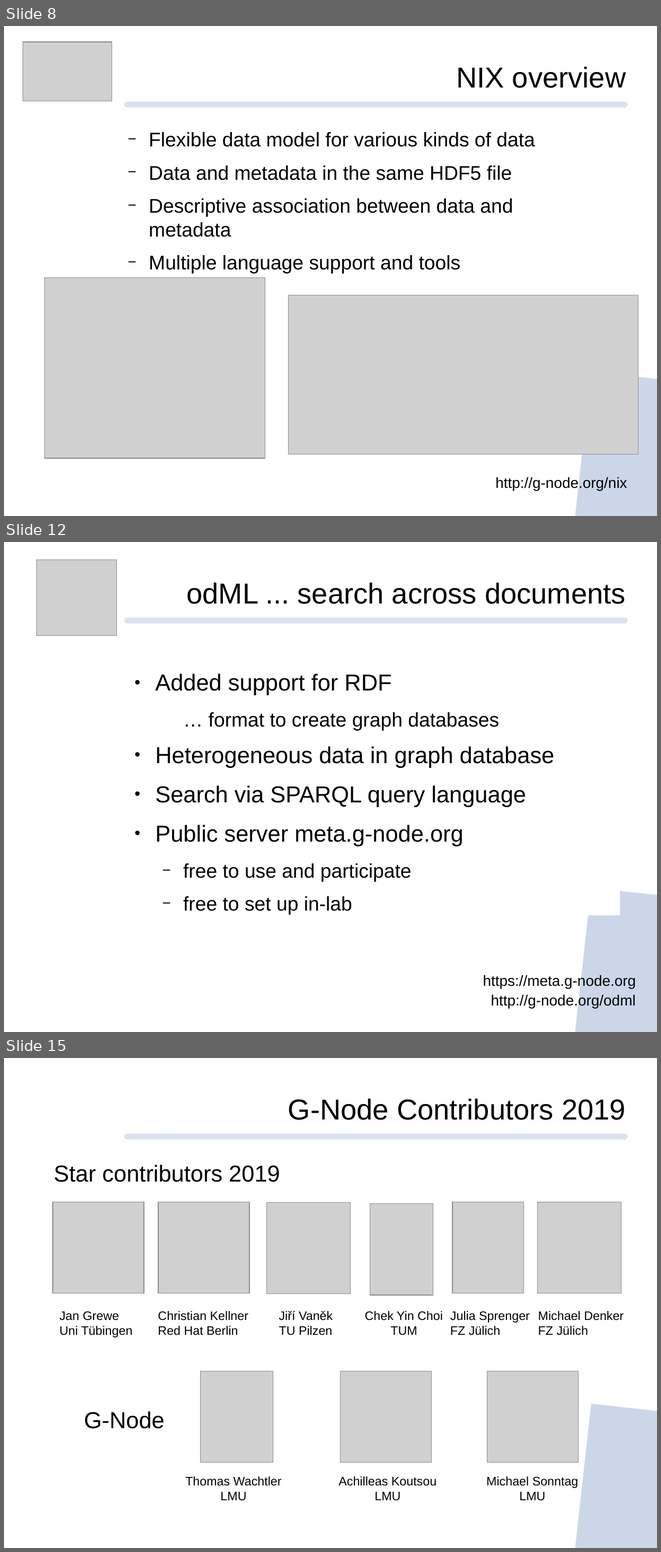
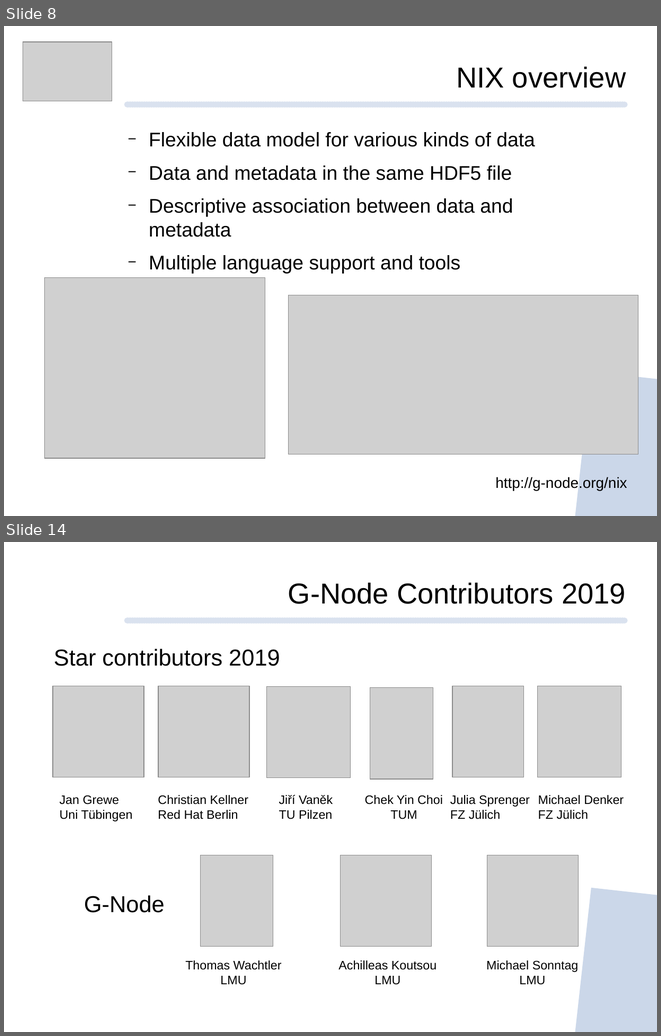
Before and after one commit to mpsonntag/prespost, a slide deck: 202009_BCCN_online/202009_BCCN_Online_conference.odp. Shown one above the other, each under a label of ours: slides 8, 12 and 15 before the commit, slides 8 and 14 after it; the slides between them are not shown. The pictures are 661x1552 and 661x1036 pixels, drawn with LibreOffice and Linux fonts; fonts in the diff are those of the drawing; grey boxes stand for pictures; background and template pictures are left out. Boxes give left, top, right and bottom in pixels: in the first picture for what was removed or moved away, otherwise in the second. Text is boxed around its words. In the diff, an @@ line names an element or a change of style, - is before the commit and + after.

Commit message:
[202009 BCCN] Update odml slides

```diff
--- a/202009_BCCN_online/202009_BCCN_Online_conference.odp
+++ b/202009_BCCN_online/202009_BCCN_Online_conference.odp
@@ slide 12 removed at bbox=[4, 542, 657, 1032], background #FFFFFF; not listed: 2 template elements that a slide beside it also shows @@
@@ picture removed at bbox=[36, 560, 116, 636] @@
@@ text removed at bbox=[186, 582, 626, 604] @@
-odML ... search across documents
@@ text removed at bbox=[155, 673, 555, 915] @@
-● Added support for RDF
-  … format to create graph databases
-● Heterogeneous data in graph database
-● Search via SPARQL query language
-● Public server meta.g-node.org
-  − free to use and participate
-  − free to set up in-lab
@@ text removed at bbox=[483, 974, 636, 988] @@
-https://meta.g-node.org
@@ text removed at bbox=[491, 994, 636, 1008] @@
-http://g-node.org/odml
@@ what was slide 15 is now slide 14 @@
```
Also in this commit, not shown: 4 slides changed, 1 slide added, 1 other slide removed.
